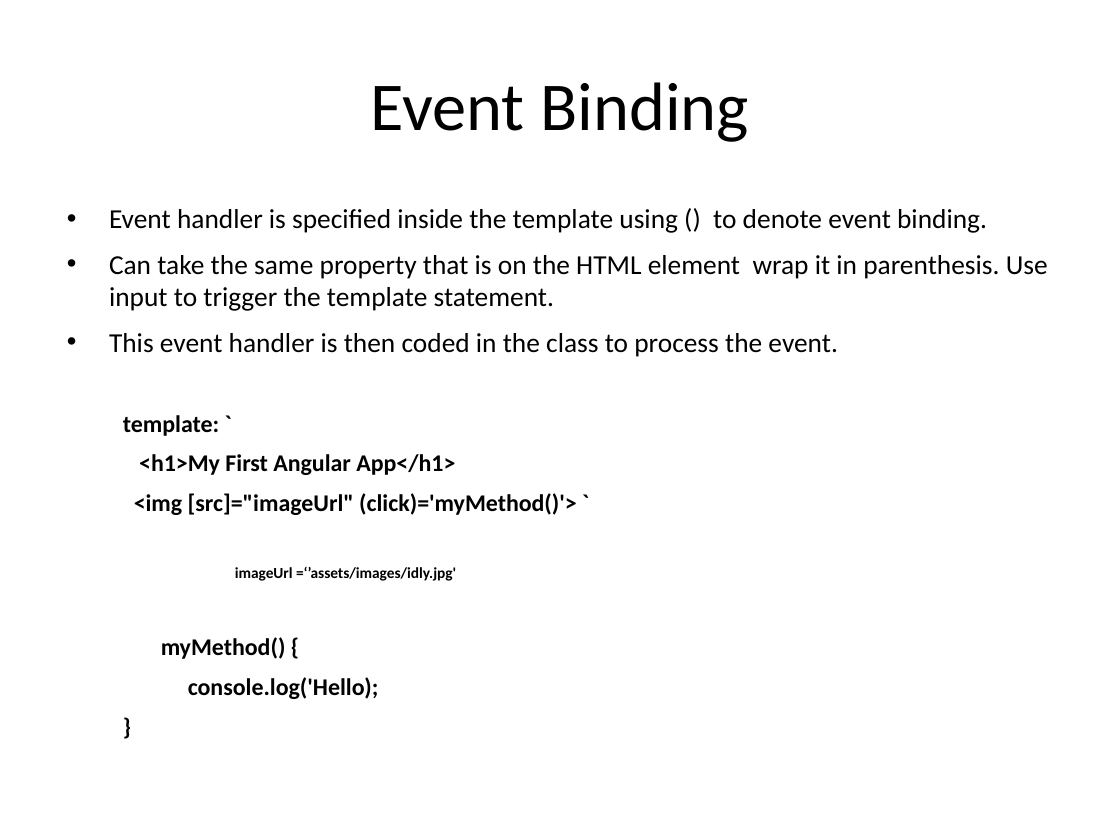
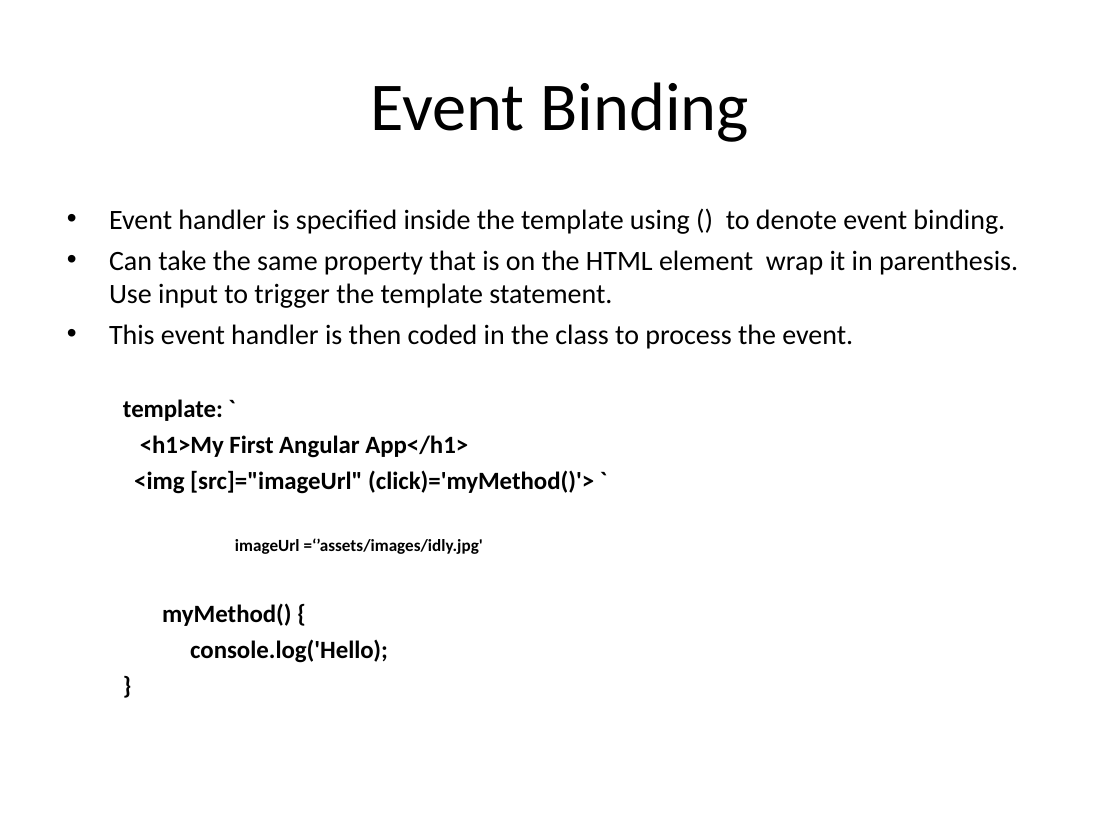
Before and after one commit to vishnumvn/AngularJS_Tut, a slide deck: slide 196 of Materials/Angular_Module01.ppt. Drawn at 1120x840 pixels with LibreOffice and Linux fonts; fonts in the diff are those of the drawing. Boxes give left, top, right and bottom in pixels: in the first picture for what was removed or moved away, otherwise in the second. Text is boxed around its words. In the diff, an @@ line names an element or a change of style, - is before the commit and + after.

```diff
--- a/Materials/Angular_Module01.ppt
+++ b/Materials/Angular_Module01.ppt
@@ text "Event handler is specified inside ..." at box(109, 209, 1018, 663): size 17.6 to 18 pt in "Event handler is specified inside the template ...", "Can take the same property that is ...", "This event handler is then coded in ..."; size 15.4 to 16 pt in "template: `", "<h1>My First Angular App</h1>", "<img [src]="imageUrl" (click)='myMethod()'> `", "myMethod() {" and 2 more places; size 9.9 to 11 pt in "imageUrl =‘’assets/images/idly.jpg'"; less space between paragraphs @@
```
Also in this commit, not shown: 37 other slides changed, 37 other files.
